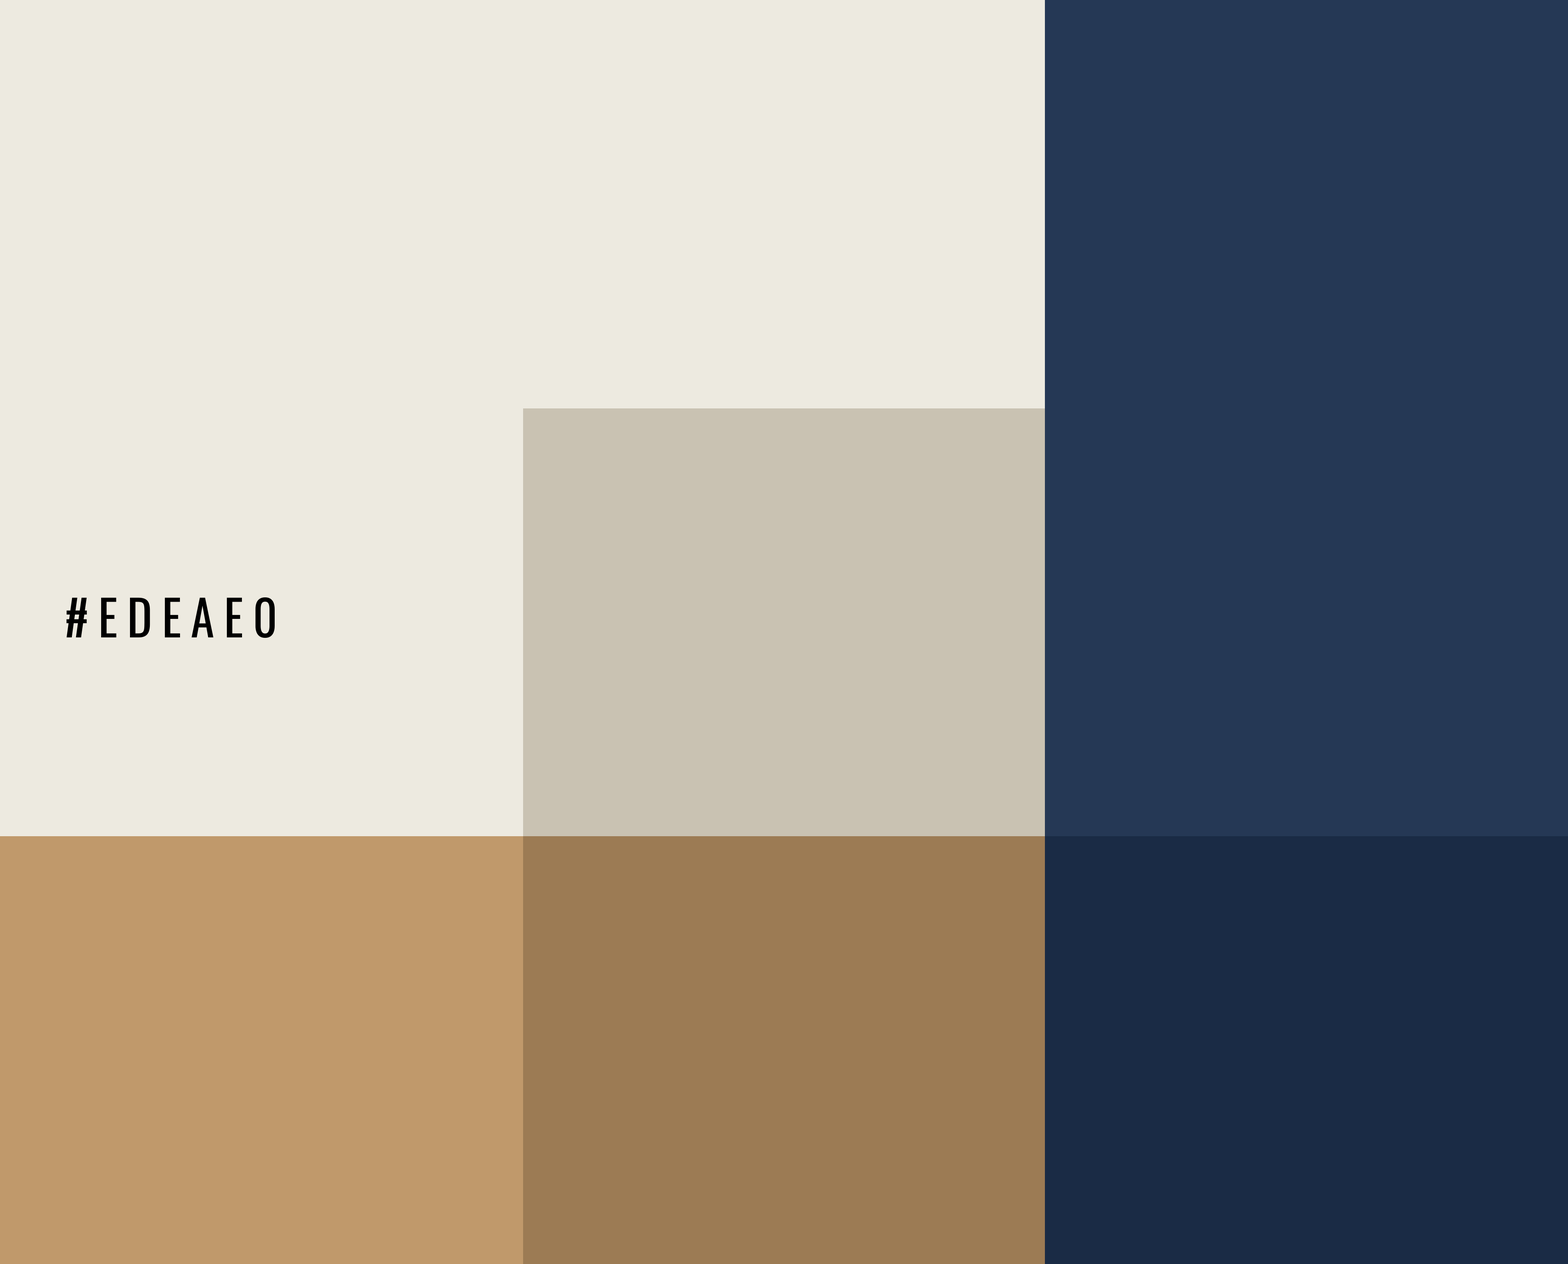
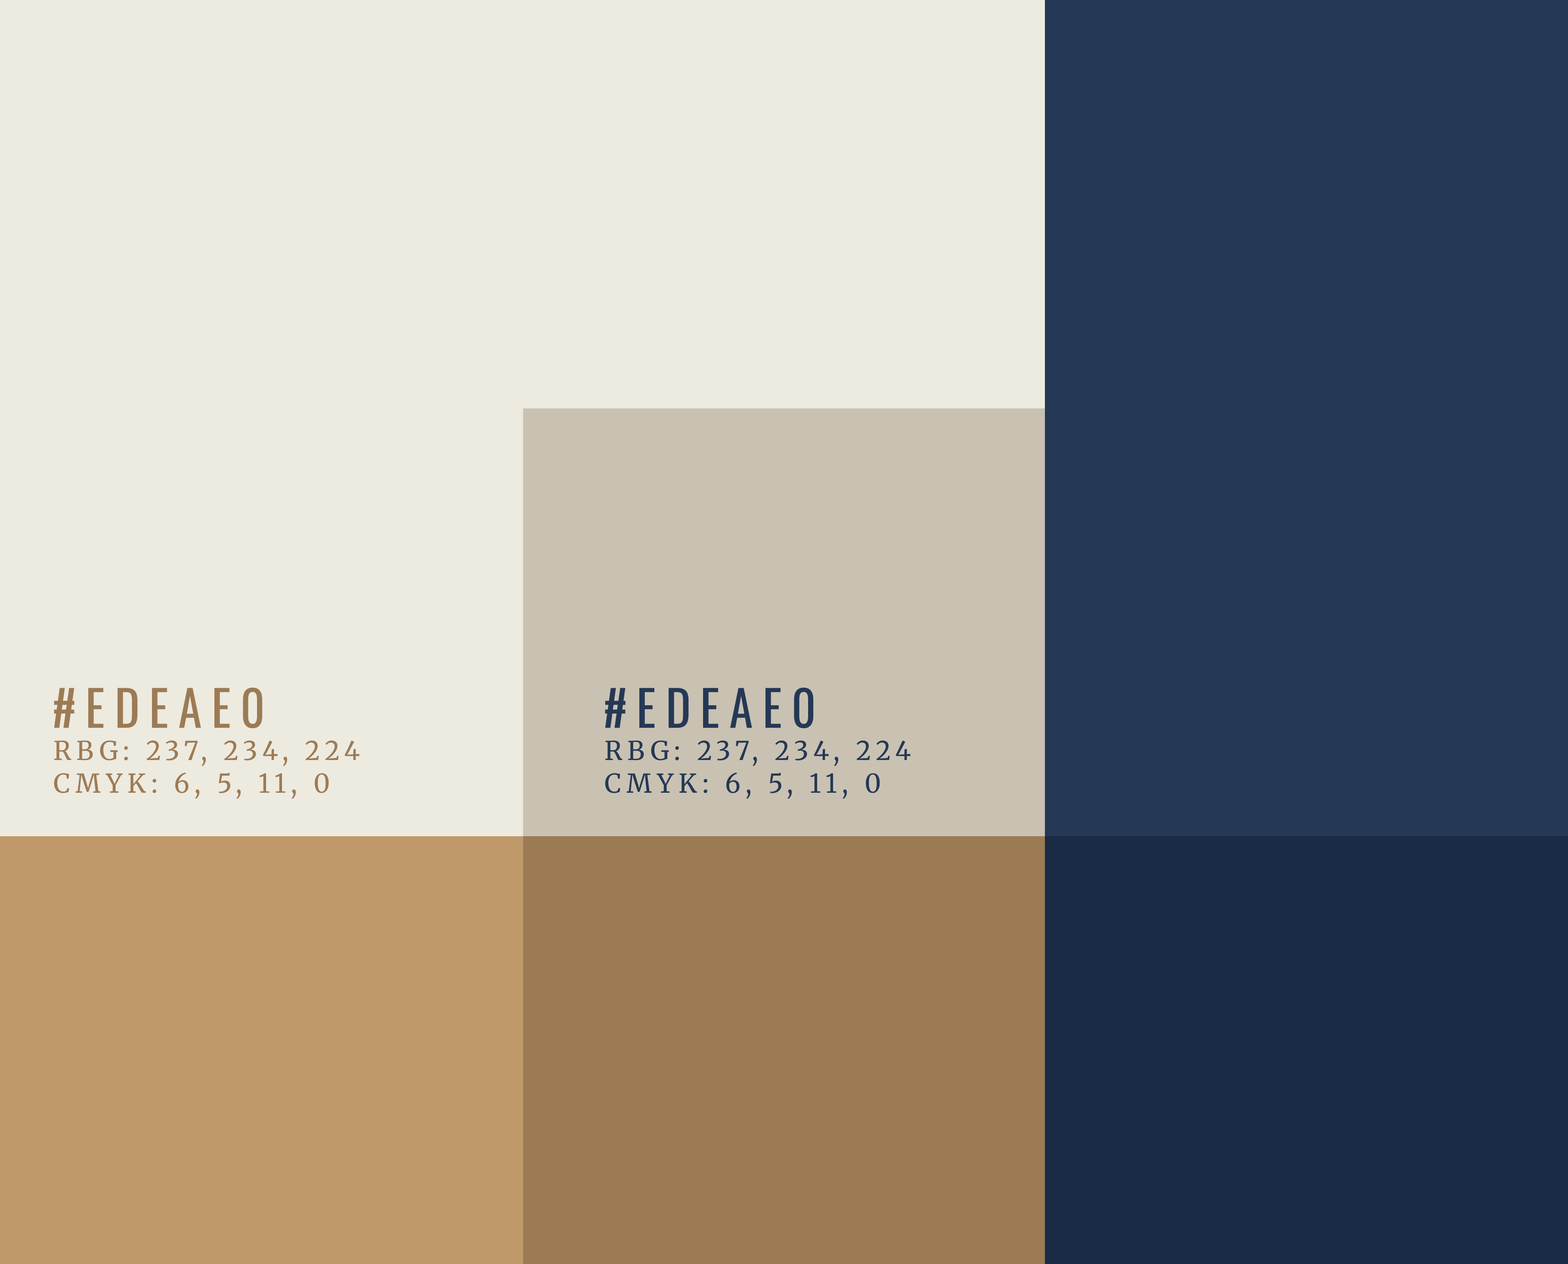
Layered file, before and after one edit (1568 × 1264). Changes by layer:
added group "colordet-1 copy" with 2 layers above "colordet-1" over <box>604,687,911,800</box>
added layer "Vector Smart Object copy" in group "colordet-1 copy" over <box>604,740,911,800</box>
added layer "hexcode copy" in group "colordet-1 copy" over <box>604,687,814,729</box>
added group "colordet-1" with 2 layers above "Layer 2" over <box>53,687,360,800</box>
added layer "Vector Smart Object" in group "colordet-1" over <box>53,740,360,800</box>
renamed "Vector Smart Object" to "hexcode", moved it into group "colordet-1", painted on it over <box>53,597,275,729</box>
painted on "Rectangle 1 copy 4" over <box>604,687,911,800</box>